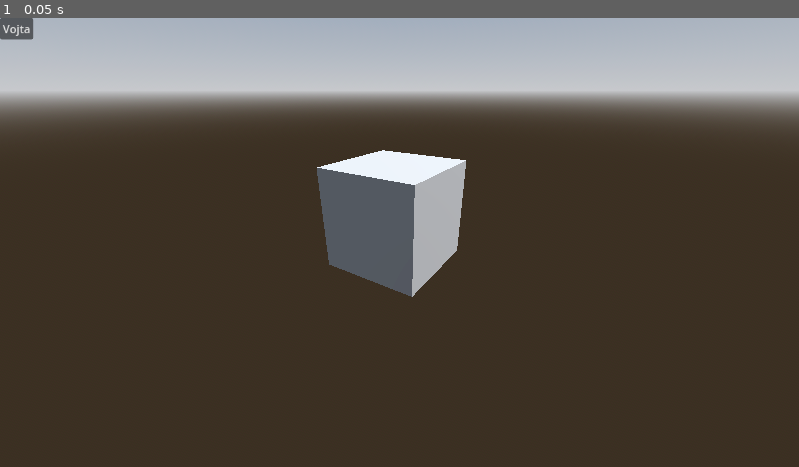
Above: before the commit, frame 1.
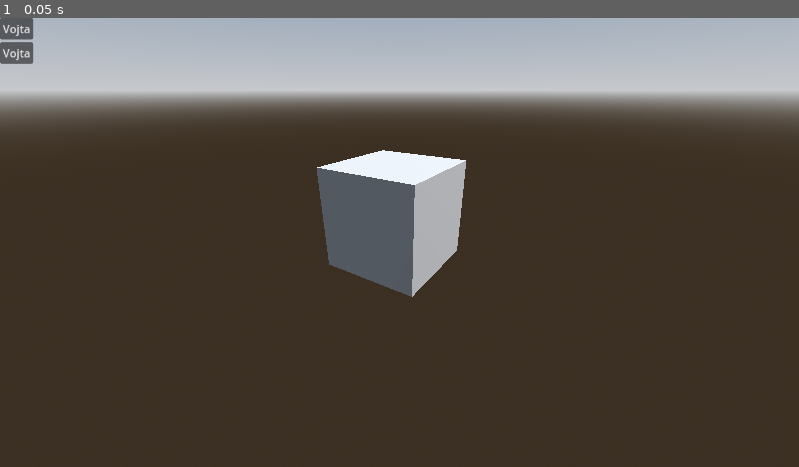
Above: after the commit, the same moment.

Repository: VojtaStruhar/godot-gdgui
Game: Godot game, scene res://test_world.tscn
Two runs of this game, one before a commit and one after it. Both use one fixed random seed, a clock stepped at 60 frames per second and the inputs below. The project has no main scene, so this scene is started directly.
Inputs:
- Up to frame 1 (0.05 s): no input

The runs differ from the first frame. In frame 1, 0.2% of the frame differs, in the area x 0-5%, y 5-11%.

Commit message:
Multiple same-name buttons possible with IDs

Diff:
--- a/GDGui/gdgui.gd
+++ b/GDGui/gdgui.gd
@@ -8,6 +8,7 @@
 var _elements_cache: Dictionary = {}
 
 var __button_presses: Dictionary = {}
+
 
 func _ready() -> void:
 	add_child(main)
@@ -25,13 +26,14 @@
 	last.add_child(element)
 
 
-func button(title: String = "Button") -> bool:
-	var button_id = "button_" + title
+func button(title: String = "Button", options: Dictionary = {}) -> bool:
+	var button_id = options["id"] if "id" in options else "button_" + title
+
 	if (button_id not in _elements_cache):
 		var btn = Button.new()
 		btn.pressed.connect(func(): __button_presses[button_id] = true)
 		btn.text = title
-		btn.name = button_id
+		btn.name = str(button_id)
 		_add_element(button_id, btn)
 
 	return __button_presses[button_id] if button_id in __button_presses else false
--- a/test_world.gd
+++ b/test_world.gd
@@ -3,5 +3,8 @@
 @onready var gdgui: GDGui = $CanvasLayer/Control
 
 func _process(delta: float) -> void:
+	if (gdgui.button("Vojta", {"id": 1} )):
+		print("Print 1 - you want to see me")
+
 	if (gdgui.button("Vojta")):
-		print("Pressed - GDGui works?!")
+		print("Print 2 - oops")
